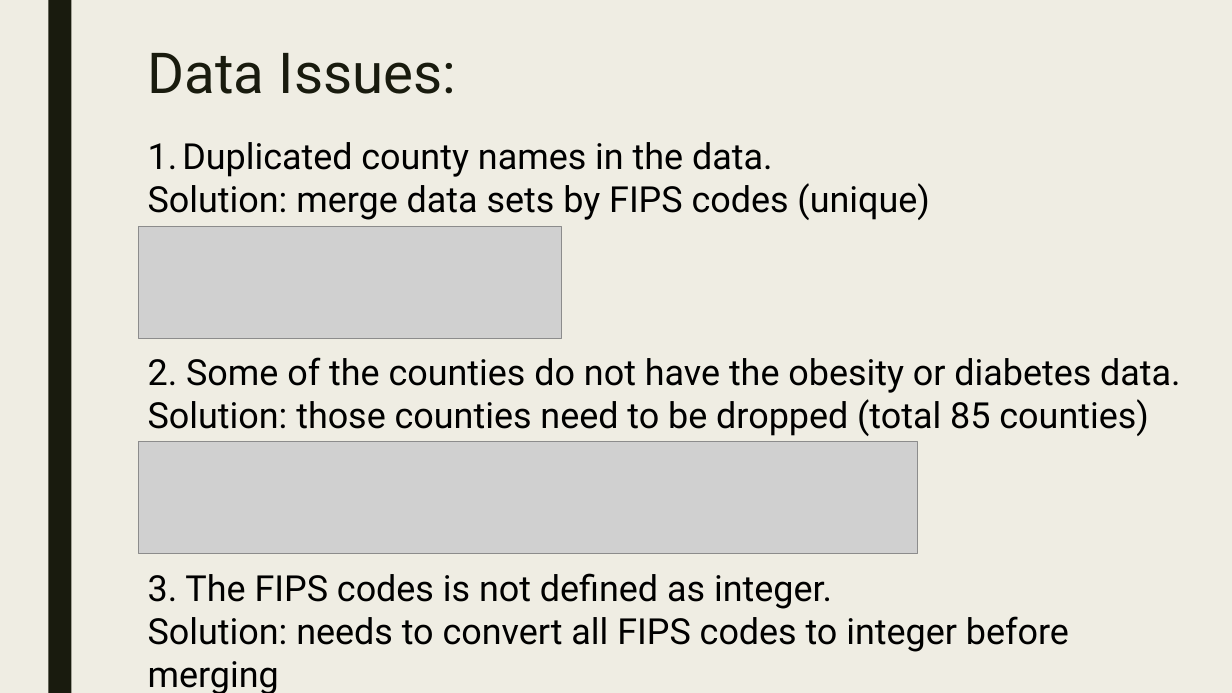
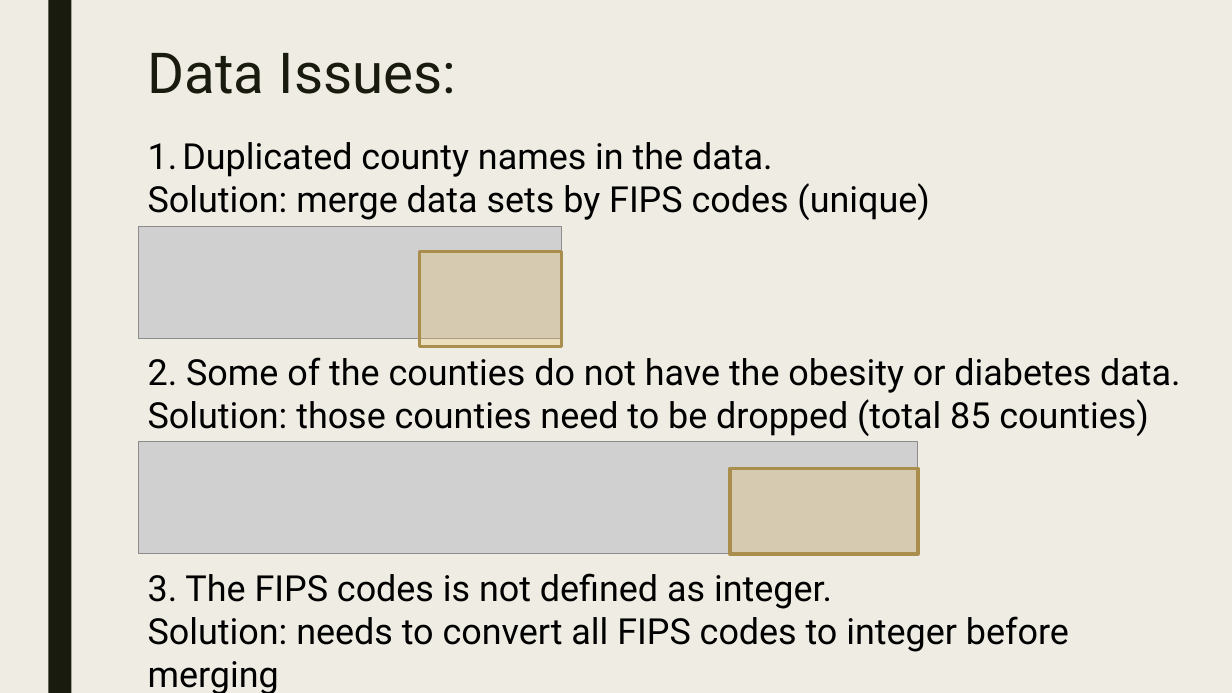
Before and after one commit to NormanLo4319/Food-Enviroment-Project, a slide deck: slide 11 of Project_Presentation.pptx (slide 9 before the commit). Drawn at 1232x693 pixels with LibreOffice and Linux fonts; fonts in the diff are those of the drawing; grey boxes stand for pictures. Boxes give left, top, right and bottom in pixels: in the first picture for what was removed or moved away, otherwise in the second. Text is boxed around its words. In the diff, an @@ line names an element or a change of style, - is before the commit and + after.

```diff
--- a/Project_Presentation.pptx
+++ b/Project_Presentation.pptx
@@ rectangle added at [420, 251, 562, 347], fill #E6C069 at 30% opacity, outline #AA8E4E 2.75 pt @@
@@ rectangle added at [730, 469, 918, 554], fill #E6C069 at 30% opacity, outline #AA8E4E 2.75 pt @@
```
Also in this commit, not shown: 11 other slides changed, 2 slides added, 2 other files.
